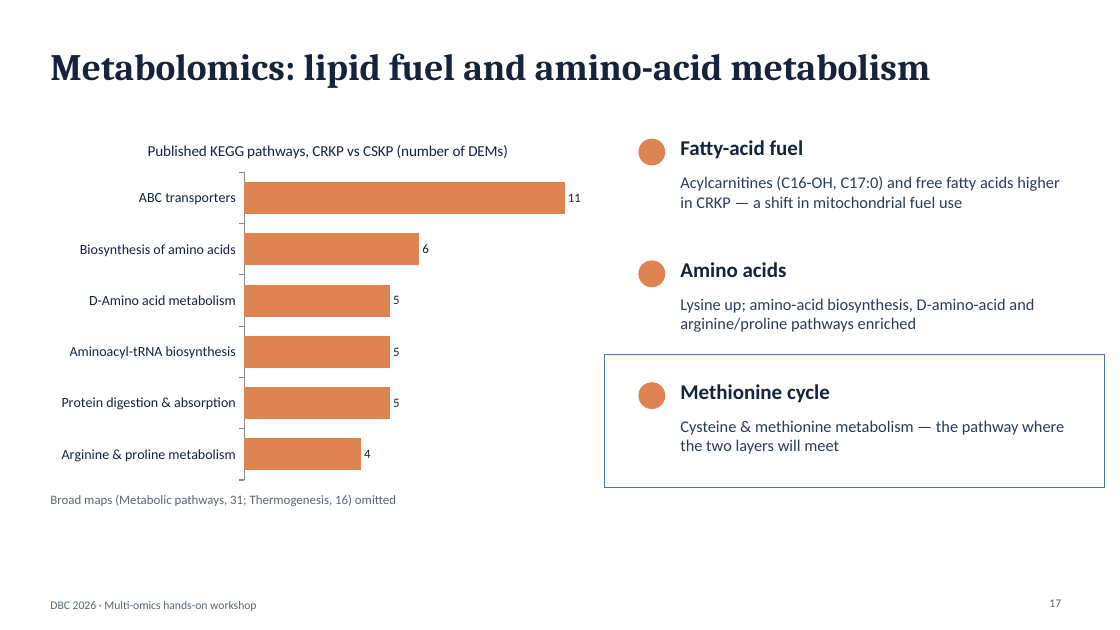
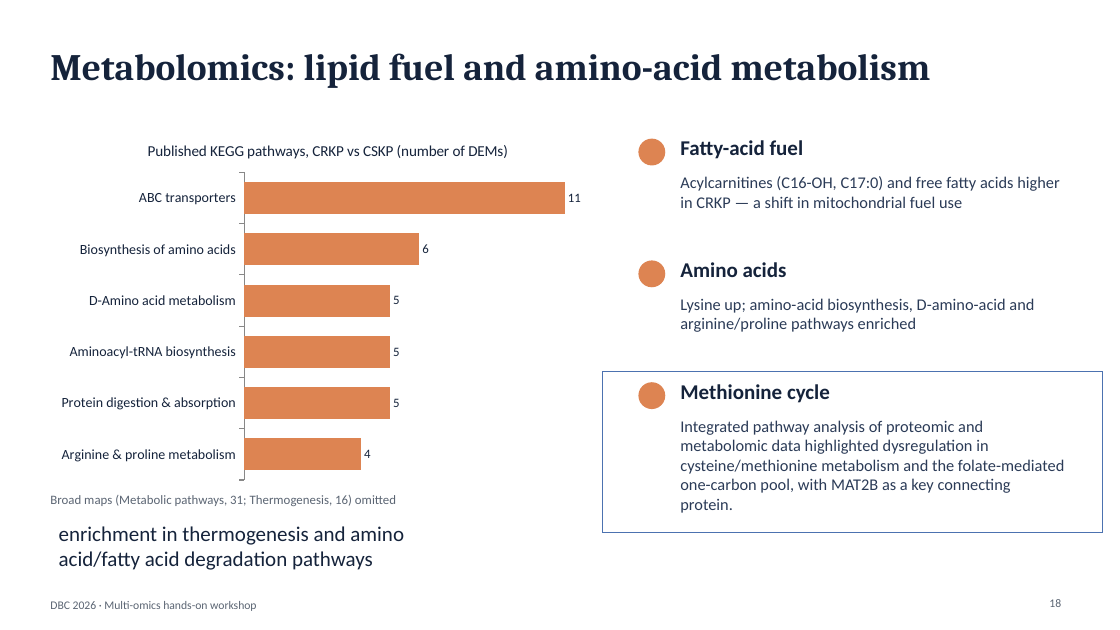
Before and after one commit to biosustain/dsp_multiomics_workshop, a slide deck: slide 18 of slides/01_workshop_introduction.pptx (slide 17 before the commit). Drawn at 1120x630 pixels with LibreOffice and Linux fonts; fonts in the diff are those of the drawing. Boxes give left, top, right and bottom in pixels: in the first picture for what was removed or moved away, otherwise in the second. Text is boxed around its words. In the diff, an @@ line names an element or a change of style, - is before the commit and + after.

Commit message:
Intro update and alignment with multiomics I slides

```diff
--- a/slides/01_workshop_introduction.pptx
+++ b/slides/01_workshop_introduction.pptx
@@ rectangle: place and size @@
-rectangle at [605,355,1105,487]
+rectangle at [603,371,1103,533]
@@ text at [680,420,1064,493]: text changed @@
-Cysteine & methionine metabolism — the pathway where the two layers will meet
+Integrated pathway analysis of proteomic and metabolomic data highlighted dysregulation in cysteine/methionine metabolism and the folate-mediated one-carbon pool, with MAT2B as a key connecting protein.
@@ text added at [59,526,404,570], 18 pt, text #15233B @@
+enrichment in thermogenesis and amino acid/fatty acid degradation pathways
@@ page number at [1049,599,1061,607]: text changed @@
-17
+18
```
Also in this commit, not shown: 15 other slides changed, 9 slides added, 2 slides removed, 1 other file.
